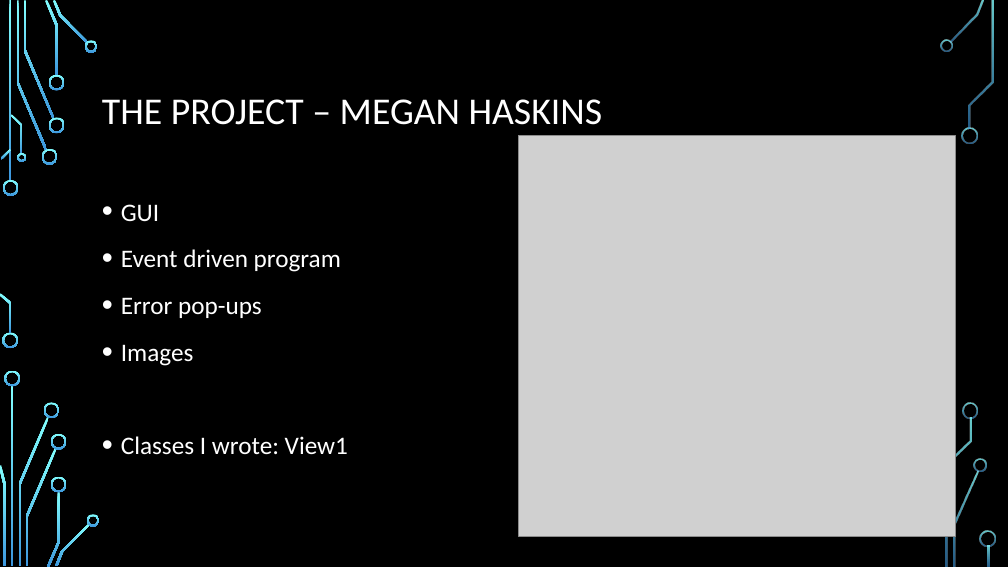
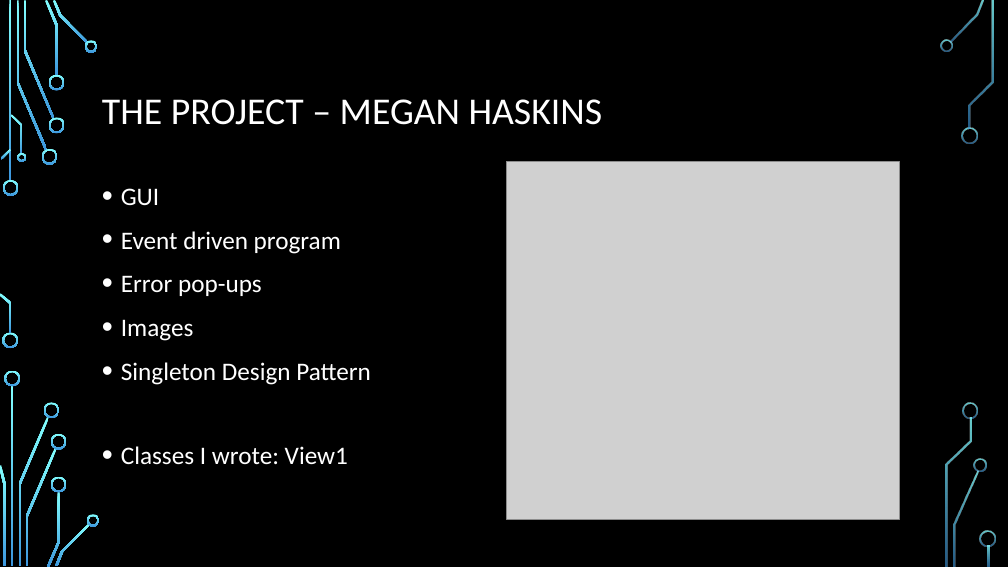
Before and after one commit to SeanMitchell1994/CS321_SP2019, a slide deck: slide 5 of report/Powerpoint Final.pptx. Drawn at 1008x567 pixels with LibreOffice and Linux fonts; fonts in the diff are those of the drawing; grey boxes stand for pictures; background and template pictures are left out. Boxes give left, top, right and bottom in pixels: in the first picture for what was removed or moved away, otherwise in the second. Text is boxed around its words. In the diff, an @@ line names an element or a change of style, - is before the commit and + after.

Commit message:
Updated PowerPoint 4/23/19
I didn't know how to edit and upload

```diff
--- a/report/Powerpoint Final.pptx
+++ b/report/Powerpoint Final.pptx
@@ text "GUI": place and size @@
-text "GUI" at (121, 204, 348, 455)
+text "GUI" at (121, 188, 371, 465)
@@ picture: place and size @@
-picture at (519, 135, 956, 536)
+picture at (507, 161, 899, 520)
@@ text at (121, 188, 348, 465): line spacing 1.2 to 1.1 @@
@@ text at (121, 362, 371, 385): paragraph added @@
+• Singleton Design Pattern
```
